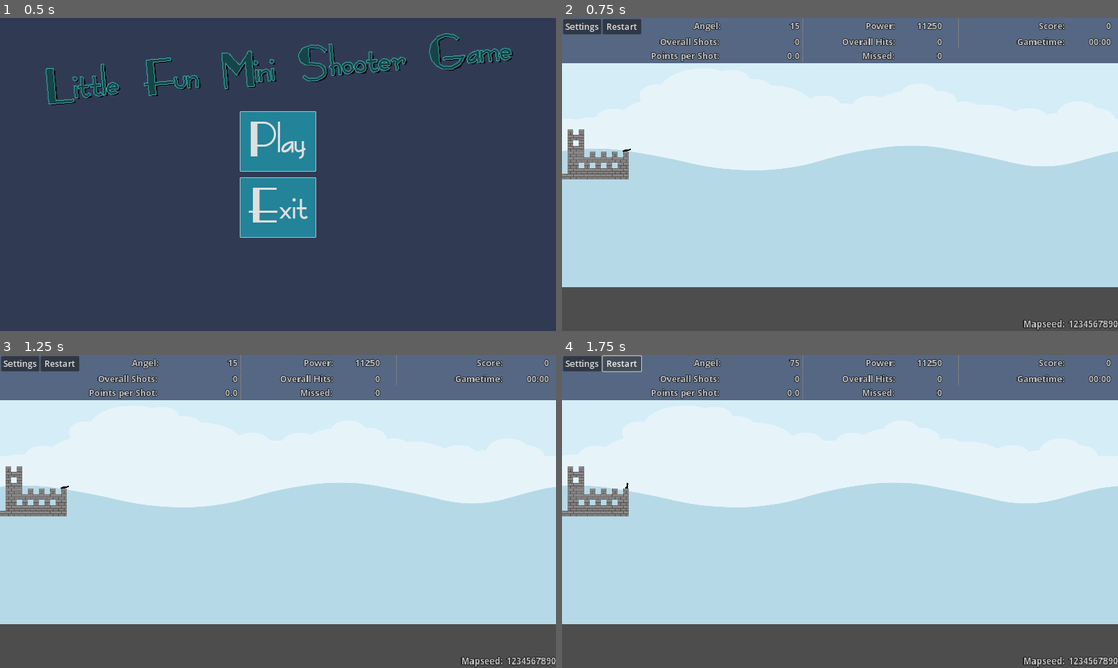
Above: before the commit, frames 1-4 (two rows, left to right).
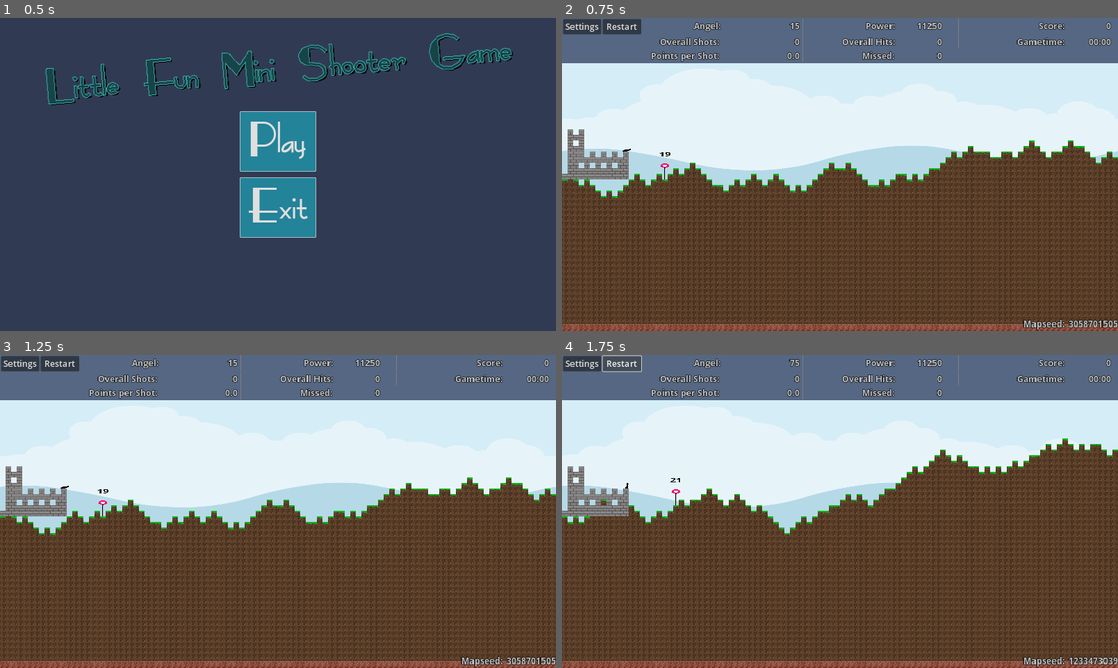
Above: after the commit, the same moments.

Repository: Coding-4Fun/Just4Fun_Mini_Shootergame
Game: Godot game, scene res://UI/MainMenuUI/MainMenuUI.tscn
Same seed, same stepped clock (60 frames per second), same inputs: the game is played once before the commit and once after it.
Inputs:
- Up to frame 1 (0.5 s): no input
- Up to frame 2 (0.75 s): click "Play" at 0.5 s
- Up to frame 3 (1.25 s): no input
- Up to frame 4 (1.75 s): click "Restart" at 1.25 s

Frame 1 is identical in both runs. In frame 2, 51% of the frame differs, in the area x 0-100%, y 39-100%; in frame 3, 51%; in frame 4, 57%, in the area x 0-100%, y 26-100%.
Error before the commit: Parse Error: Cannot assign a new value to a constant. (res://MainGameScene/TerrainFastNoise/TerrainMapGeneratorFastNoise.gd:88)

Commit message:
Add: Output seed to UI Label Add: Use RNG for randomizing

Diff:
--- a/MainGameScene/TerrainFastNoise/TerrainMapGeneratorFastNoise.gd
+++ b/MainGameScene/TerrainFastNoise/TerrainMapGeneratorFastNoise.gd
@@ -85,8 +85,9 @@
 func GenerateTerrain() -> void:
 	Reset_TileMap()
 
-	seed = "123456789".hash()
-	randomize()
+#	rng.seed = "123456789".hash()
+	rng.randomize()
+	Preloads.UIMain.emit_signal("UITerrainSeedChanged", str(rng.seed))
 
 	current_displacement = displacement
 	for x in world_tiles_x:
@@ -112,7 +113,7 @@
 
 			var fnl = abs(noise.get_noise_2d(x, y))
 
-		var change_displacement = current_displacement + signi(randi_range(-5, 5))# pow(-1.0, randi() % 2)
+		var change_displacement = current_displacement + signi(rng.randi_range(-5, 5))# pow(-1.0, randi() % 2)
 		current_displacement = change_displacement
 	pass
 
